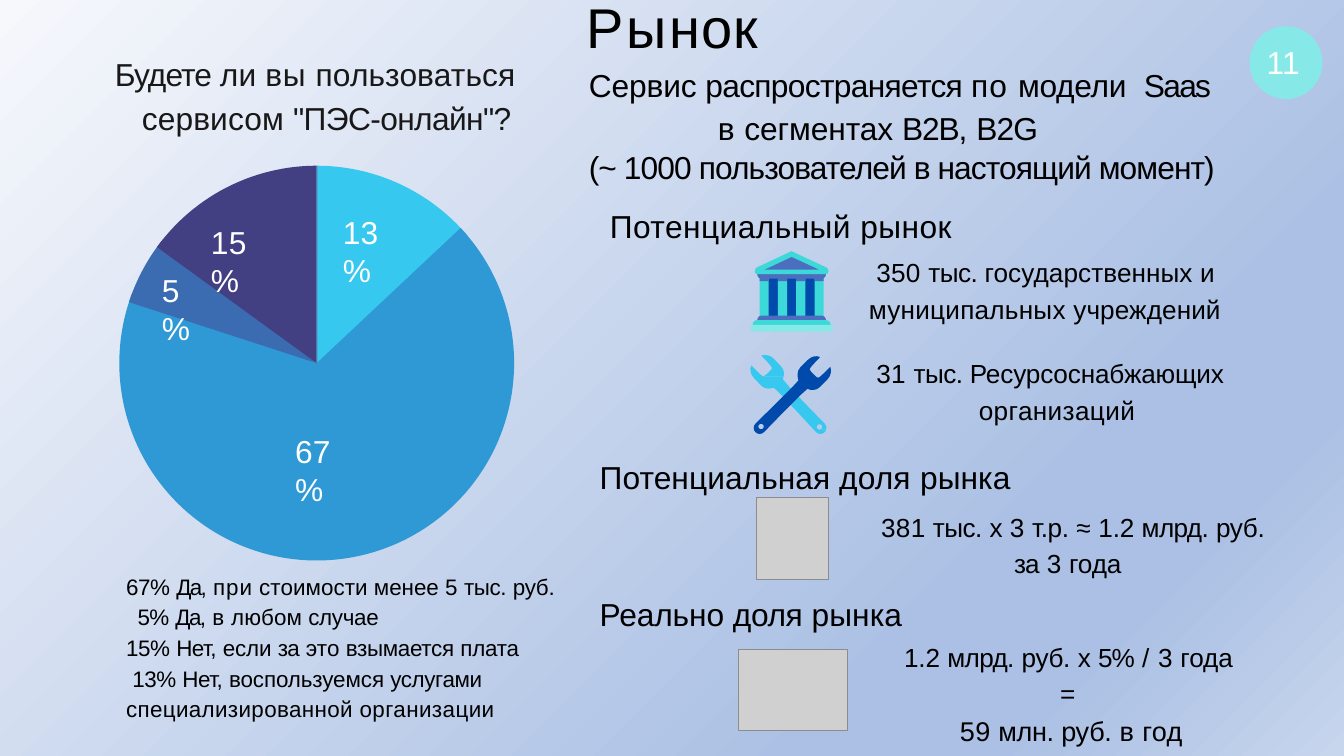
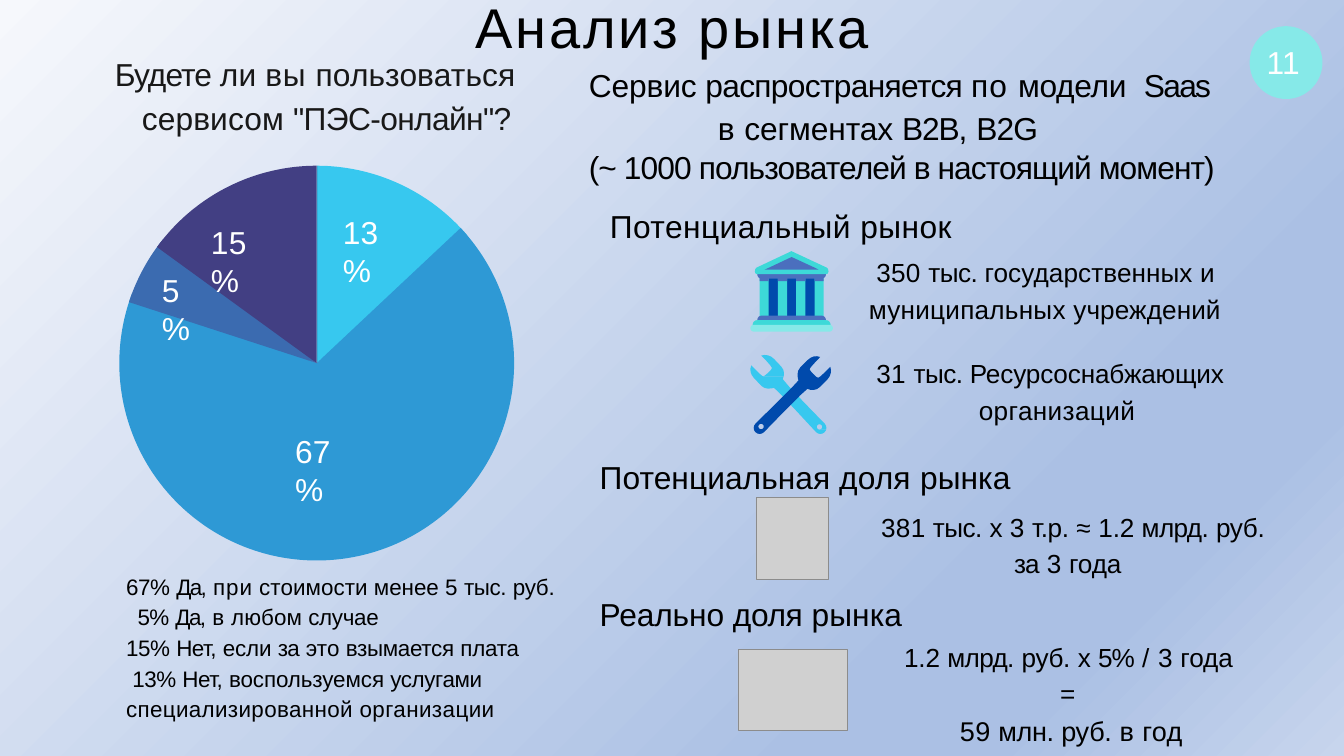
Before and after one commit to Infoboros/bachelors-degree, a slide deck: slide 11 of презентация.pptx. Drawn at 1344x756 pixels with LibreOffice and Linux fonts; fonts in the diff are those of the drawing; grey boxes stand for pictures; background and template pictures are left out. Boxes give left, top, right and bottom in pixels: in the first picture for what was removed or moved away, otherwise in the second. Text is boxed around its words. In the diff, an @@ line names an element or a change of style, - is before the commit and + after.

```diff
--- a/презентация.pptx
+++ b/презентация.pptx
@@ title at (476, 9, 869, 59): text changed @@
-Рынок
+Анализ рынка
```
Also in this commit, not shown: 2 other slides changed.
